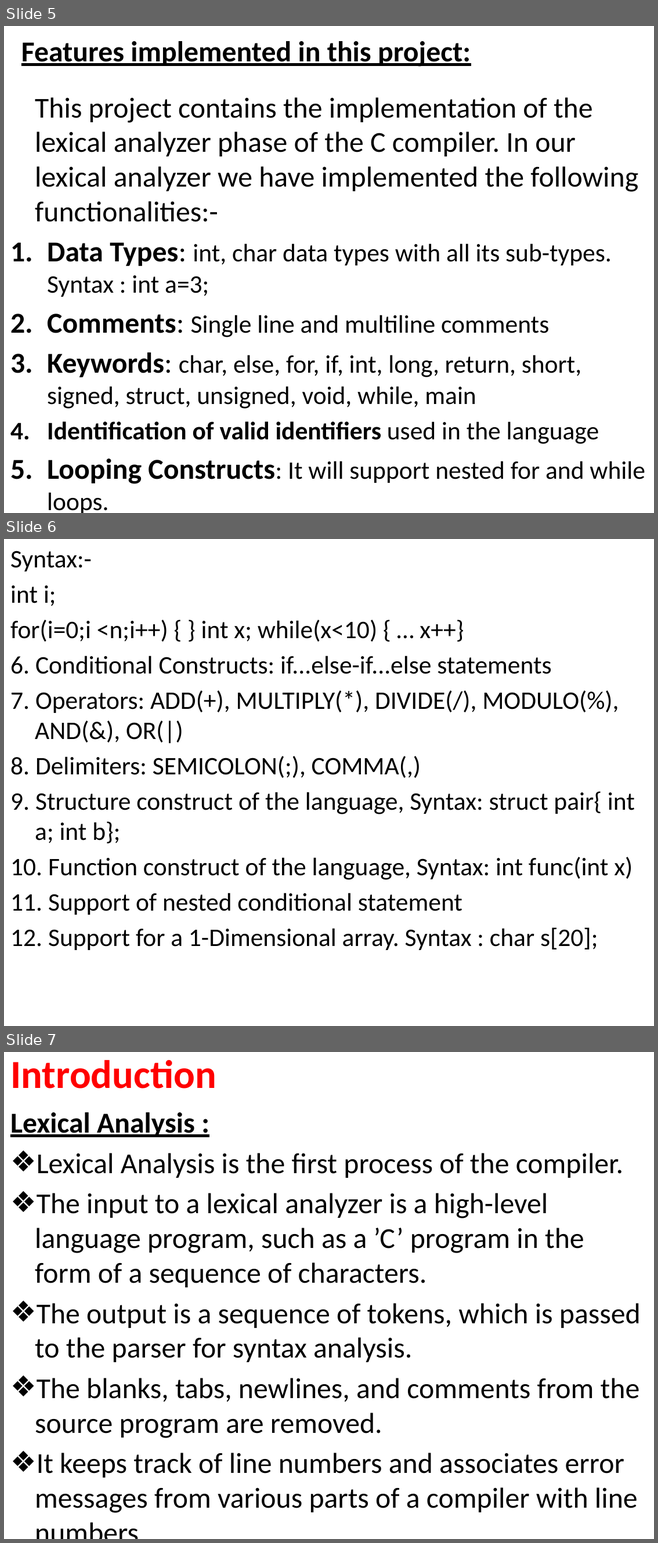
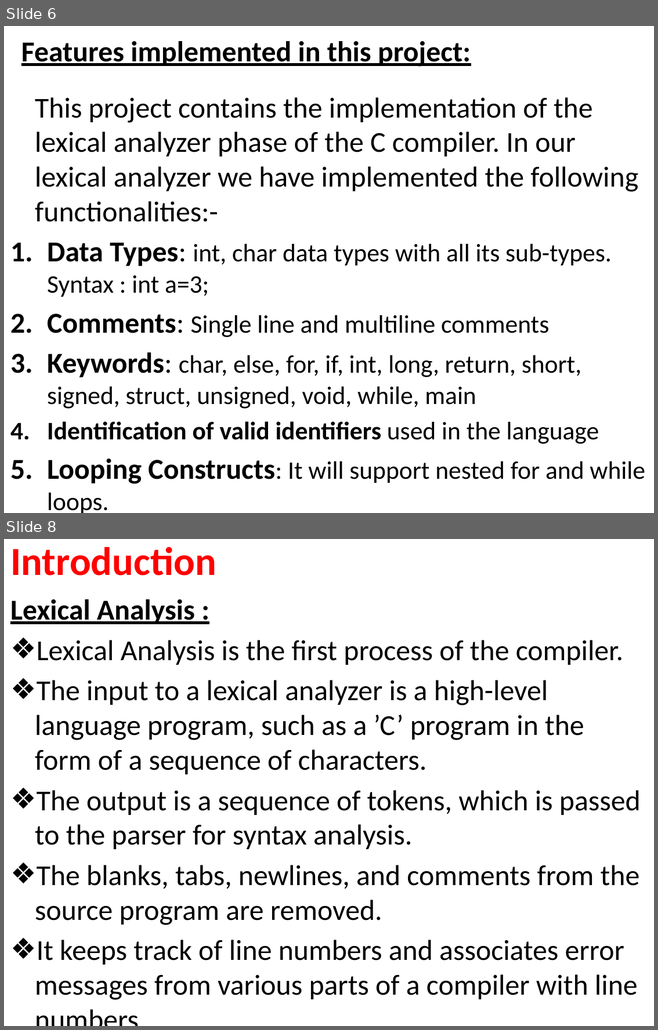
Before and after one commit to TusharPani14/c_compiler_design, a slide deck: CD PPT.pptx. Shown one above the other, each under a label of ours: slides 5, 6 and 7 before the commit, slides 6 and 8 after it; the slides between them are not shown. The pictures are 658x1543 and 658x1030 pixels, drawn with LibreOffice and Linux fonts; fonts in the diff are those of the drawing. Boxes give left, top, right and bottom in pixels: in the first picture for what was removed or moved away, otherwise in the second. Text is boxed around its words. In the diff, an @@ line names an element or a change of style, - is before the commit and + after.

```diff
--- a/CD PPT.pptx
+++ b/CD PPT.pptx
@@ slide 6 removed at (4,539,654,1026), background #FFFFFF @@
@@ text removed at (10,551,634,950) @@
-Syntax:-
-int i;
-for(i=0;i <n;i++) { } int x; while(x<10) { … x++}
-6. Conditional Constructs: if...else-if...else statements
-7. Operators: ADD(+), MULTIPLY(*), DIVIDE(/), MODULO(%), AND(&), OR(|)
-8. Delimiters: SEMICOLON(;), COMMA(,)
-9. Structure construct of the language, Syntax: struct pair{ int a; int b};
-10. Function construct of the language, Syntax: int func(int x)
-11. Support of nested conditional statement
-12. Support for a 1-Dimensional array. Syntax : char s[20];
@@ what was slide 5 is now slide 6 @@
@@ what was slide 7 is now slide 8 @@
```
Also in this commit, not shown: 4 slides changed, 3 slides added, 15 other slides removed, 2 other files.
